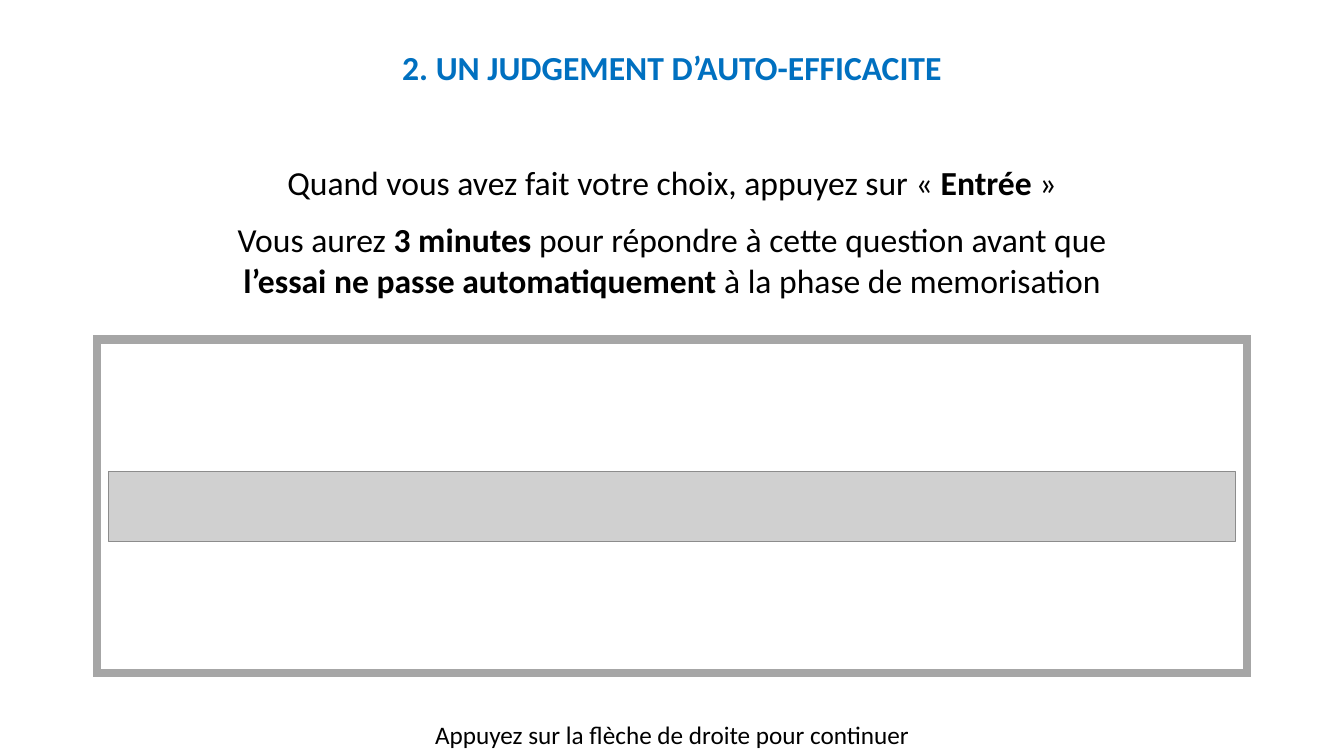
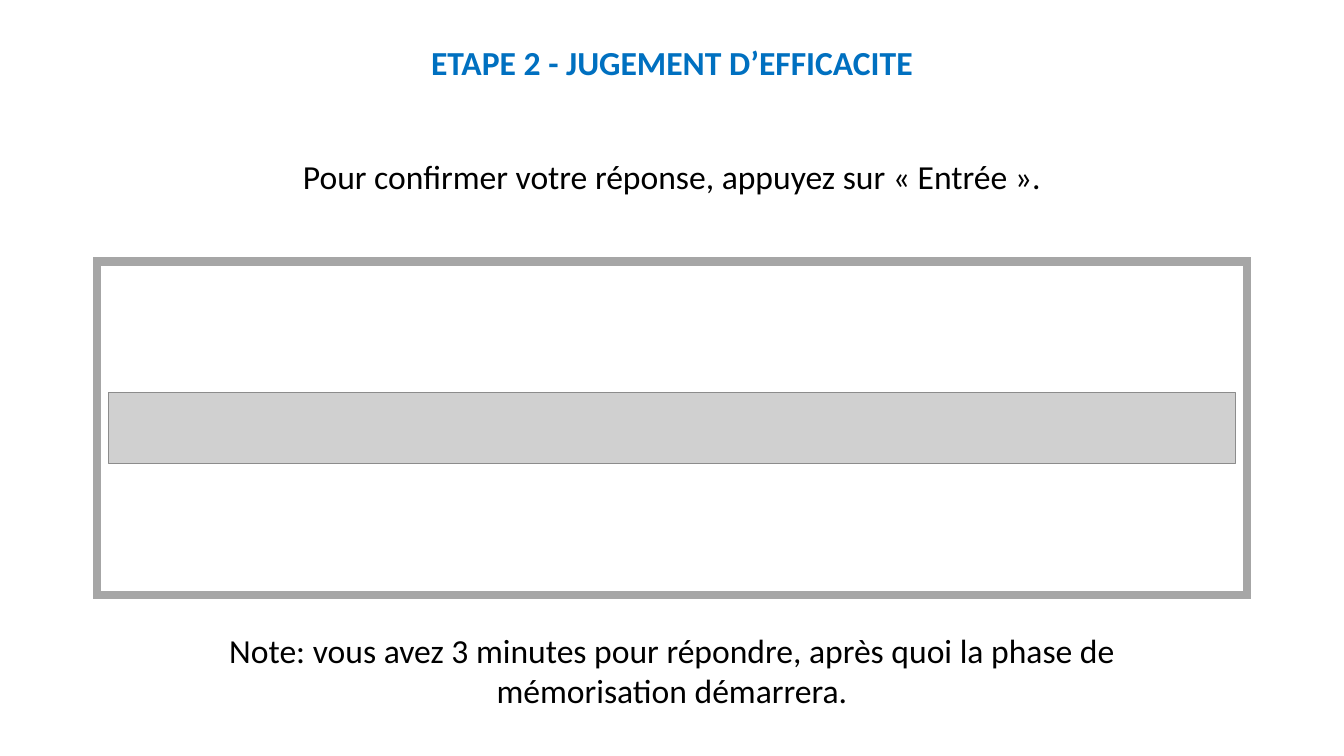
Before and after one commit to MBB-team/Online_Testing, a slide deck: slide 13 of src/Self_Efficacy/Stimuli/Instructions.pptx (slide 25 before the commit). Drawn at 1344x756 pixels with LibreOffice and Linux fonts; fonts in the diff are those of the drawing; grey boxes stand for pictures. Boxes give left, top, right and bottom in pixels: in the first picture for what was removed or moved away, otherwise in the second. Text is boxed around its words. In the diff, an @@ line names an element or a change of style, - is before the commit and + after.

```diff
--- a/src/Self_Efficacy/Stimuli/Instructions.pptx
+++ b/src/Self_Efficacy/Stimuli/Instructions.pptx
@@ text at bbox=[431, 50, 913, 76]: text changed @@
-2. UN JUDGEMENT D’AUTO-EFFICACITE
+ETAPE 2 - JUGEMENT D’EFFICACITE
@@ text at bbox=[303, 166, 1008, 195]: text changed @@
-Quand vous avez fait votre choix, appuyez sur « Entrée »
-Vous aurez 3 minutes pour répondre à cette question avant que l’essai ne passe automatiquement à la phase de memorisation
+Pour confirmer votre réponse, appuyez sur « Entrée ».
@@ rectangle: place and size @@
-rectangle at bbox=[97, 340, 1247, 674]
+rectangle at bbox=[97, 261, 1247, 595]
@@ picture: place and size @@
-picture at bbox=[109, 471, 1236, 541]
+picture at bbox=[109, 393, 1236, 464]
@@ text added at bbox=[229, 639, 1114, 704], 24 pt, text #000000 @@
+Note: vous avez 3 minutes pour répondre, après quoi la phase de mémorisation démarrera.
@@ text removed at bbox=[435, 726, 909, 748] @@
-Appuyez sur la flèche de droite pour continuer
```
Also in this commit, not shown: 23 other slides changed, 9 slides added, 21 slides removed, 35 other files.
